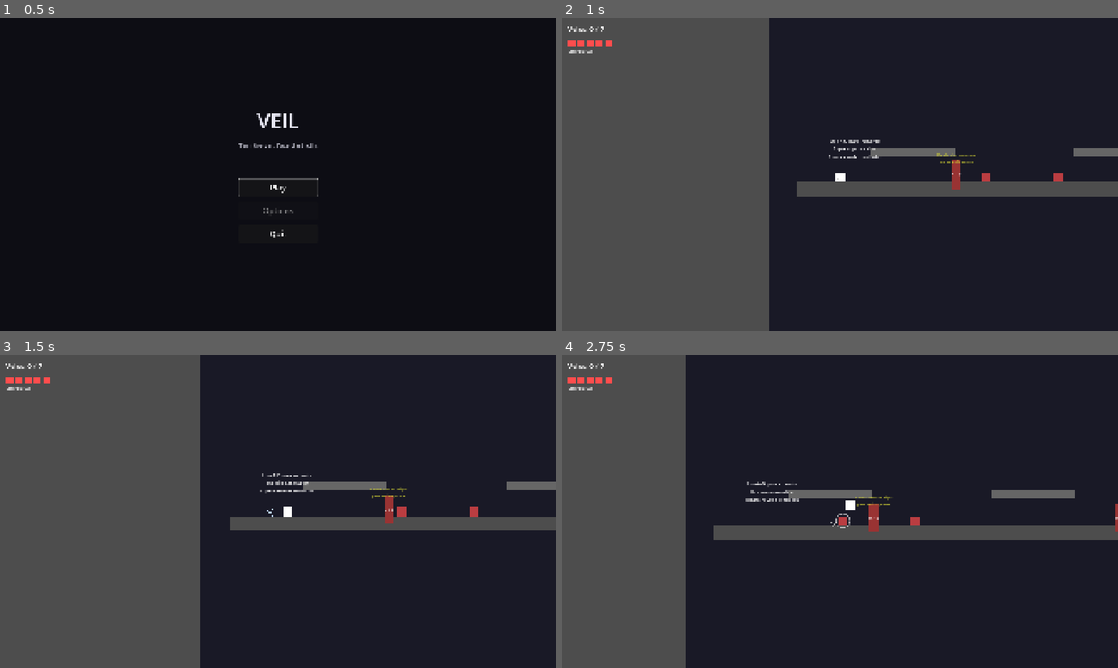
Above: before the commit, frames 1-4 (two rows, left to right).
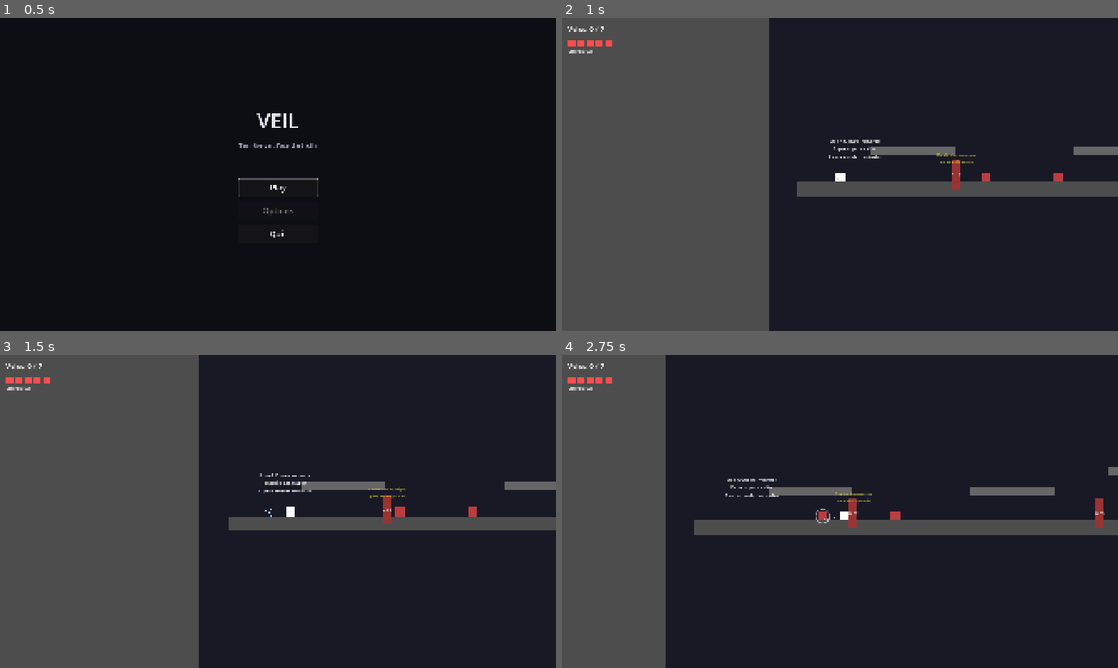
Above: after the commit, the same moments.

Repository: JavierIslas/GGJ26
Game: Godot game, scene res://scenes/main_menu.tscn
Two runs of this game, one before a commit and one after it. Both use one fixed random seed, a clock stepped at 60 frames per second and the inputs below.
Inputs (mouse positions are in pixels of both pictures, inside the frame that each line leads up to):
- Up to frame 1 (0.5 s): no input
- Up to frame 2 (1 s): click "Play" at 0.5 s
- Up to frame 3 (1.5 s): move the mouse to (400, 495) at 1.27 s; hold D (move_right) from 1.28 s (still down); hold E (reveal) from 1.28 s (still down); tap Shift (dash) at 1.35 s
- Up to frame 4 (2.75 s): keep holding D (move_right); tap Space (jump) at 1.52, 1.82, 2.27, 2.3, 2.57 s; move the mouse to (728, 527) at 2.02 s; release E (reveal) at 2.03 s; tap E (reveal) at 2.1 s

Frame 1 is identical in both runs. In frame 2, 0.2% of the frame differs, in the area x 48-100%, y 41-45%; in frame 3, 0.7%; in frame 4, 8.0%, in the area x 18-100%, y 0-100%.

Commit message:
feat: Polish movement and combat mechanics - balance pass
MOVEMENT IMPROVEMENTS:
- Speed: 200 → 230 (+15% más dinámico)
- Jump velocity: -550 → -500 (menos flotante)
- Gravity: 1200 → 1300 (caída más rápida)
- Coyote time: 0.15s → 0.12s (más tight)
- Air resistance: 400 → 700 (+75% más control)
- Max fall speed: 400 → 500 (más responsivo)

MOONLIGHT DASH IMPROVEMENTS:
- Distance: 80px → 135px (+69% movilidad)
- Duration: 0.2s → 0.25s (más control)
- Cooldown: 3.0s → 2.0s (-33% más usable)
- Momentum: 50% → 75% (más fluido)

WOLF'S HOWL IMPROVEMENTS:
- Charge time: 1.5s → 1.1s (-27% más rápido)
- Radius: 96px → 130px (+35% área)
- Cooldown: 8.0s → 5.5s (-31% más frecuente)

Game feel ahora más tight, responsive y dinámico.

Co-Authored-By: Claude Sonnet 4.5 <noreply@anthropic.com>

Diff:
--- a/scripts/core/player_controller.gd
+++ b/scripts/core/player_controller.gd
@@ -15,22 +15,22 @@
 signal veil_torn  # Se emitirá cuando arranque un velo
 
 # === CONSTANTES DE MOVIMIENTO ===
-const SPEED = 200.0           # Ni muy lento ni muy rápido
-const JUMP_VELOCITY = -550.0  # Salto cómodo
-const GRAVITY = 1200.0        # Cae con buen peso, no flota
-const COYOTE_TIME = 0.15      # Perdonador
+const SPEED = 230.0           # Más dinámico para combate (era 200.0)
+const JUMP_VELOCITY = -500.0  # Más preciso, menos flotante (era -550.0)
+const GRAVITY = 1300.0        # Complementa jump reducido (era 1200.0)
+const COYOTE_TIME = 0.12      # Más tight, menos obvio (era 0.15)
 const JUMP_BUFFER = 0.1       # Responsivo
 
 # === PARÁMETROS DE MOVIMIENTO ===
 @export_group("Movement")
 @export var acceleration: float = 1200.0
 @export var friction: float = 1000.0
-@export var air_resistance: float = 400.0
+@export var air_resistance: float = 700.0  # Más control en el aire (era 400.0)
 
 # === PARÁMETROS DE SALTO ===
 @export_group("Jump")
 @export var jump_cut_multiplier: float = 0.5  # Al soltar el botón
-@export var max_fall_speed: float = 400.0
+@export var max_fall_speed: float = 500.0  # Caída más responsiva (era 400.0)
 
 # === PARÁMETROS DE DAÑO ===
 @export_group("Damage")
@@ -45,9 +45,9 @@
 
 # === PARÁMETROS DE MOONLIGHT DASH ===
 @export_group("Moonlight Dash")
-@export var dash_distance: float = 80.0  # Distancia del dash en píxeles
-@export var dash_duration: float = 0.2  # Duración del dash en segundos
-@export var dash_cooldown: float = 3.0  # Cooldown entre dashes
+@export var dash_distance: float = 135.0  # Distancia del dash en píxeles (era 80.0)
+@export var dash_duration: float = 0.25  # Duración del dash en segundos (era 0.2)
+@export var dash_cooldown: float = 2.0  # Cooldown entre dashes (era 3.0)
 
 # === REFERENCIAS ===
 @onready var sprite: Sprite2D = $Sprite2D
@@ -635,8 +635,8 @@
 	is_dashing = false
 	dash_timer = 0.0
 
-	# Restaurar velocidad (pequeño momentum)
-	velocity.x *= 0.5
+	# Restaurar velocidad (momentum aumentado para más fluidez)
+	velocity.x *= 0.75  # Era 0.5, ahora 75% de momentum
 
 	print("Moonlight Dash ended! Shards: %d" % veil_shards)
 
--- a/scripts/core/reveal_system.gd
+++ b/scripts/core/reveal_system.gd
@@ -11,17 +11,17 @@
 
 signal entity_revealed(entity: Node2D)
 
-## Rango de detección (32 píxeles según GDD)
-@export var reveal_range: float = 48.0
+## Rango de detección (aumentado a 80px para mejor usabilidad)
+@export var reveal_range: float = 80.0
 
 ## Cooldown entre revelaciones (0.5s según GDD)
 @export var reveal_cooldown: float = 0.5
 
 ## === WOLF'S HOWL PARAMETERS ===
-@export var howl_charge_time_required: float = 1.5  # Segundos para cargar howl
-@export var howl_radius: float = 96.0  # Radio de efecto (doble del reveal)
+@export var howl_charge_time_required: float = 1.1  # Segundos para cargar howl (era 1.5)
+@export var howl_radius: float = 130.0  # Radio de efecto (era 96.0)
 @export var howl_stun_duration: float = 2.0  # Duración del aturdimiento
-@export var howl_cooldown: float = 8.0  # Cooldown del howl
+@export var howl_cooldown: float = 5.5  # Cooldown del howl (era 8.0)
 
 ## Referencias
 @onready var player: PlayerController = get_parent() as PlayerController
